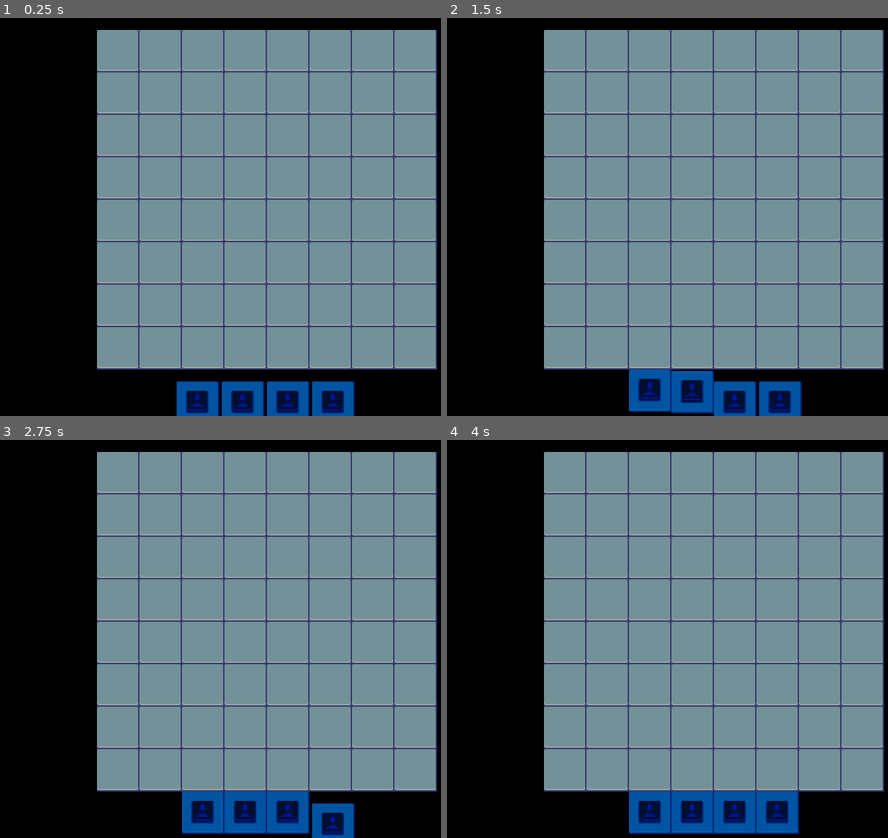
Above: before the commit, frames 1-4 (two rows, left to right).
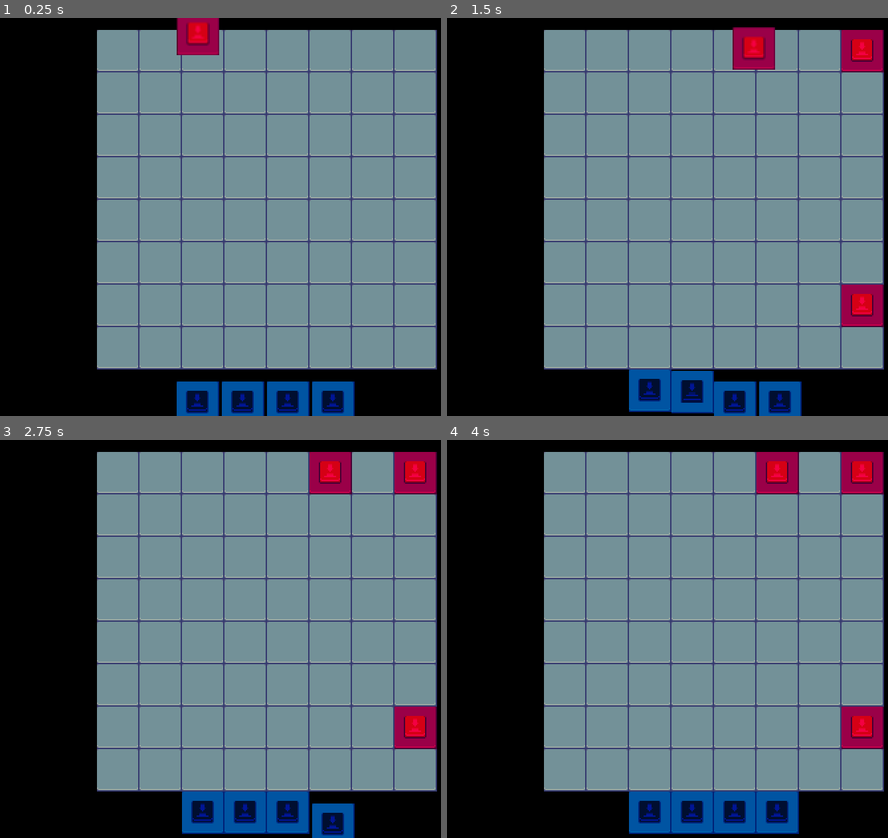
Above: after the commit, the same moments.

Repository: andresgamboaa/card-board-game-system
Game: Godot game, scene res://test.tscn
Same seed, same stepped clock (60 frames per second), same inputs: the game is played once before the commit and once after it.
Inputs (mouse positions are in pixels of both pictures, inside the frame that each line leads up to):
- Up to frame 1 (0.25 s): no input
- Up to frame 2 (1.5 s): move the mouse to (645, 404) at 0.52 s; click (645, 404) at 0.6 s; move the mouse to (689, 404) at 1.27 s; click (689, 404) at 1.35 s
- Up to frame 3 (2.75 s): tap Enter at 2 s; move the mouse to (286, 826) at 2.02 s; click (286, 826) at 2.1 s
- Up to frame 4 (4 s): tap Space at 2.75 s; move the mouse to (782, 826) at 2.77 s; click (782, 826) at 2.85 s; tap Enter at 3.5 s; move the mouse to (852, 698) at 3.52 s; click (852, 698) at 3.6 s

The runs differ from the first frame. In frame 1, 0.9% of the frame differs, in the area x 40-50%, y 0-10%; in frame 2, 3.1%, in the area x 64-100%, y 2-78%; in frame 3, 3.1%; in frame 4, 3.1%.

Commit message:
Add basic enemy

Diff:
--- a/project.godot
+++ b/project.godot
@@ -15,6 +15,10 @@
 config/features=PackedStringArray("4.1", "Forward Plus")
 boot_splash/bg_color=Color(0, 0, 0, 1)
 config/icon="res://icon.svg"
+
+[autoload]
+
+Global="*res://scripts/global.gd"
 
 [display]
 
--- a/scenes/card.tscn
+++ b/scenes/card.tscn
@@ -41,18 +41,19 @@
 shape = SubResource("RectangleShape2D_m8m0j")
 
 [node name="Moves" parent="." instance=ExtResource("3_atmvp")]
+visible = false
 
-[node name="StateMachine" type="Node2D" parent="." node_paths=PackedStringArray("initial_state")]
+[node name="StateMachine" type="Node" parent="." node_paths=PackedStringArray("initial_state")]
 script = ExtResource("4_er262")
 initial_state = NodePath("START")
 
-[node name="START" type="Node2D" parent="StateMachine"]
+[node name="START" type="Node" parent="StateMachine"]
 script = ExtResource("5_a0ugo")
 
-[node name="DRAG" type="Node2D" parent="StateMachine"]
+[node name="DRAG" type="Node" parent="StateMachine"]
 script = ExtResource("6_sr3e1")
 
-[node name="IDLE" type="Node2D" parent="StateMachine"]
+[node name="IDLE" type="Node" parent="StateMachine"]
 script = ExtResource("7_25usj")
 
 [connection signal="mouse_entered" from="." to="." method="_on_mouse_entered"]
--- /dev/null
+++ b/scenes/enemy.tscn
@@ -0,0 +1,34 @@
+[gd_scene load_steps=7 format=3 uid="uid://dccp1mro3lrs2"]
+
+[ext_resource type="Script" path="res://scripts/enemy.gd" id="1_66phr"]
+[ext_resource type="Texture2D" uid="uid://cx681prvkst3l" path="res://assets/scifitiles-sheet.png" id="1_ebx7v"]
+[ext_resource type="Script" path="res://scripts/state_machine.gd" id="3_jafl0"]
+[ext_resource type="Script" path="res://scripts/enemy_initial.gd" id="4_lbr5e"]
+
+[sub_resource type="AtlasTexture" id="AtlasTexture_cxwmo"]
+atlas = ExtResource("1_ebx7v")
+region = Rect2(64, 160, 32, 32)
+
+[sub_resource type="SpriteFrames" id="SpriteFrames_ip67w"]
+animations = [{
+"frames": [{
+"duration": 1.0,
+"texture": SubResource("AtlasTexture_cxwmo")
+}],
+"loop": true,
+"name": &"default",
+"speed": 5.0
+}]
+
+[node name="Enemy" type="Node2D"]
+script = ExtResource("1_66phr")
+
+[node name="AnimatedSprite2D" type="AnimatedSprite2D" parent="."]
+modulate = Color(0.952941, 0, 0.337255, 1)
+sprite_frames = SubResource("SpriteFrames_ip67w")
+
+[node name="StateMachine" type="Node" parent="."]
+script = ExtResource("3_jafl0")
+
+[node name="Node" type="Node" parent="StateMachine"]
+script = ExtResource("4_lbr5e")
--- /dev/null
+++ b/scenes/enemy_manager.tscn
@@ -0,0 +1,6 @@
+[gd_scene load_steps=2 format=3 uid="uid://bpqp5lwyaqsxc"]
+
+[ext_resource type="Script" path="res://scripts/enemy_manager.gd" id="1_5e6a2"]
+
+[node name="EnemyManager" type="Node2D"]
+script = ExtResource("1_5e6a2")
--- a/scripts/board.gd
+++ b/scripts/board.gd
@@ -54,6 +54,10 @@
 		return false
 
 
+func get_cells() -> Array:
+	return _grid.values()
+
+
 func get_cell_at(global_position: Vector2) -> Cell:
 	return _grid.get(global_to_grid_position(global_position))
 
@@ -95,3 +99,6 @@
 			add_child(cell)
 
 	return grid
+
+func _ready():
+	Global.board = self
--- a/scripts/cell.gd
+++ b/scripts/cell.gd
@@ -7,17 +7,20 @@
 		else:
 			content = null
 
+
 var valid: bool:
 	set(value):
 		valid = value
 		$ValidSprite.visible = valid
 
 
-func add_card(card: Card):
+func add_card(card: Node2D):
 	content = card
+
 
 func clear():
 	content = null
 
+
 func is_clear() -> bool:
 	return content == null
--- /dev/null
+++ b/scripts/enemy.gd
@@ -0,0 +1,23 @@
+class_name Enemy extends Node2D
+
+
+# Properties ___________________________________________________________________
+@export var life := 2
+@export var animation_duration := 0.5
+
+
+# Publid methods _______________________________________________________________
+func take_damage(damage: int) -> int:
+	life -= damage
+	if life <= 0:
+		queue_free()
+	return life
+
+
+func snap_to(position) -> Signal:
+	return create_tween().tween_property(
+		self,
+		"global_position",
+		Global.board.get_snap_position(position),
+		animation_duration
+	).finished
--- /dev/null
+++ b/scripts/enemy_initial.gd
@@ -0,0 +1 @@
+extends State
--- /dev/null
+++ b/scripts/enemy_manager.gd
@@ -0,0 +1,17 @@
+extends Node2D
+
+@export var enemy_scene: PackedScene
+
+func _ready():
+	spawn_enemies(3)
+
+
+func spawn_enemies(number: int) -> void:
+	var cells = Global.board.get_cells() as Array[Cell]
+
+	for i in range(number):
+		var cell = cells[randi_range(0, len(cells)-1)]
+		var enemy = enemy_scene.instantiate() as Enemy
+		add_child(enemy)
+		await enemy.snap_to(cell.global_position)
+		cell.add_card(enemy)
--- /dev/null
+++ b/scripts/global.gd
@@ -0,0 +1,3 @@
+extends Node
+
+var board: Board
--- a/scripts/state_machine.gd
+++ b/scripts/state_machine.gd
@@ -17,20 +17,21 @@
 	# The state machine assigns itself to the State objects' state_machine property.
 	for child in get_children():
 		child.state_machine = self
-	state.enter()
+	if state:
+		state.enter()
 
 
 # The state machine subscribes to node callbacks and delegates them to the state objects.
 func _unhandled_input(event: InputEvent) -> void:
-	state.handle_input(event)
+	if state: state.handle_input(event)
 
 
 func _process(delta: float) -> void:
-	state.update(delta)
+	if state: state.update(delta)
 
 
 func _physics_process(delta: float) -> void:
-	state.physics_update(delta)
+	if state: state.physics_update(delta)
 
 
 # This function calls the current state's exit() function, then changes the active state,
--- a/test.tscn
+++ b/test.tscn
@@ -1,12 +1,17 @@
-[gd_scene load_steps=3 format=3 uid="uid://d1ocalyouwcmc"]
+[gd_scene load_steps=5 format=3 uid="uid://d1ocalyouwcmc"]
 
 [ext_resource type="PackedScene" uid="uid://d35jatm81q15a" path="res://scenes/board.tscn" id="1_sib86"]
 [ext_resource type="PackedScene" uid="uid://dj21g3xvpkyrh" path="res://scenes/card.tscn" id="2_i870a"]
+[ext_resource type="PackedScene" uid="uid://bpqp5lwyaqsxc" path="res://scenes/enemy_manager.tscn" id="2_w102g"]
+[ext_resource type="PackedScene" uid="uid://dccp1mro3lrs2" path="res://scenes/enemy.tscn" id="3_pp4s1"]
 
 [node name="Test" type="Node2D"]
 
 [node name="Board" parent="." instance=ExtResource("1_sib86")]
 position = Vector2(103, 25)
+
+[node name="EnemyManager" parent="." instance=ExtResource("2_w102g")]
+enemy_scene = ExtResource("3_pp4s1")
 
 [node name="Card5" parent="." node_paths=PackedStringArray("board") instance=ExtResource("2_i870a")]
 position = Vector2(163, 290)
